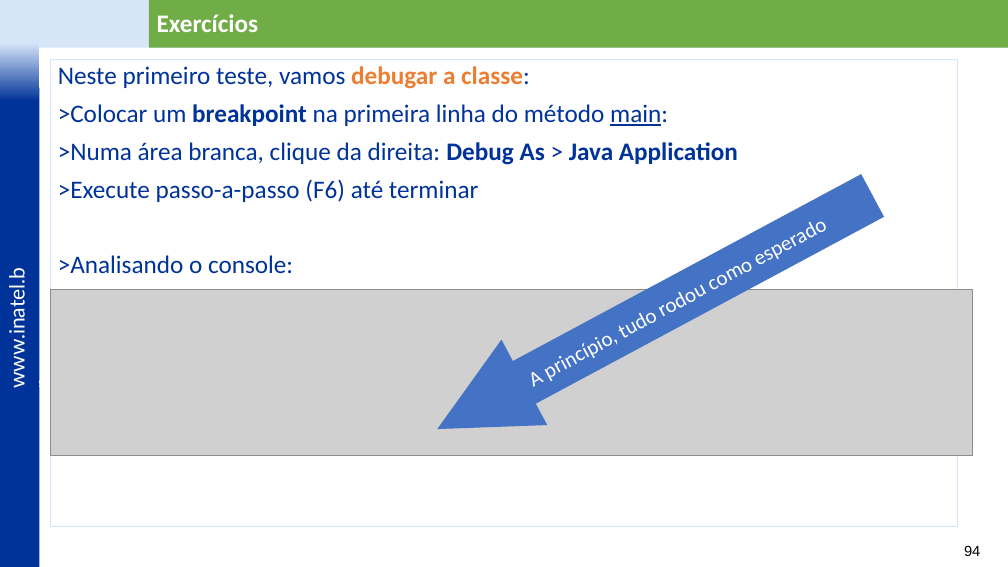
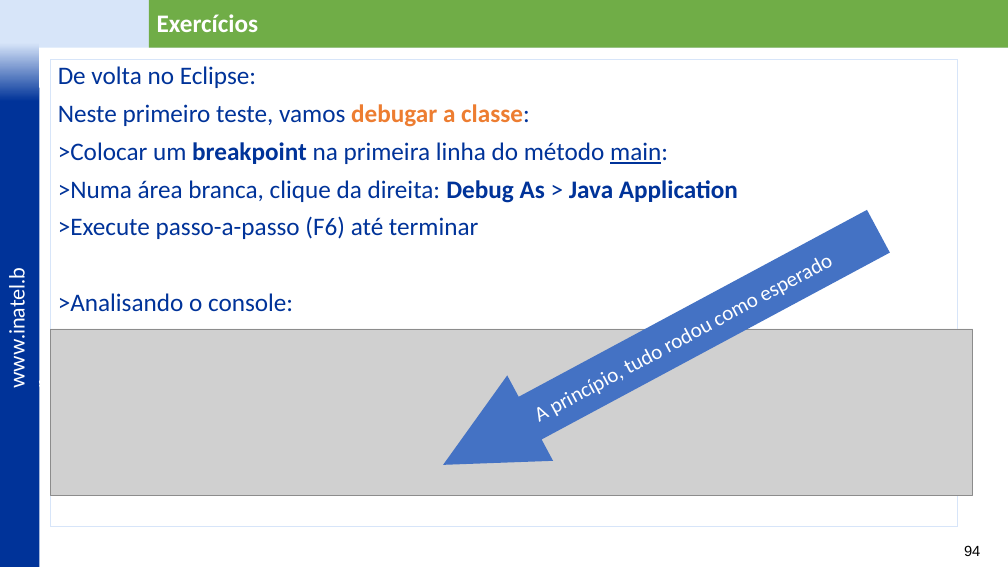
Before and after one commit to vitor-figueiredo/Lab_REST, a slide deck: slide 94 of _docs/Lab_REST - Spring Boot e Spring WebFlux - v11.pptx. Drawn at 1008x567 pixels with LibreOffice and Linux fonts; fonts in the diff are those of the drawing; grey boxes stand for pictures; background and template pictures are left out. Boxes give left, top, right and bottom in pixels: in the first picture for what was removed or moved away, otherwise in the second. Text is boxed around its words. In the diff, an @@ line names an element or a change of style, - is before the commit and + after.

```diff
--- a/_docs/Lab_REST - Spring Boot e Spring WebFlux - v11.pptx
+++ b/_docs/Lab_REST - Spring Boot e Spring WebFlux - v11.pptx
@@ text in rectangle at [58,66,256,88]: paragraph added @@
+De volta no Eclipse:
@@ left arrow "A princípio, tudo rodou como ...": place and size @@
-left arrow "A princípio, tudo rodou como ..." at [415,153,896,472]
+left arrow "A princípio, tudo rodou como ..." at [420,188,902,507]
@@ picture: place and size @@
-picture at [50,290,972,456]
+picture at [50,329,972,495]
```
Also in this commit, not shown: 3 other slides changed.
